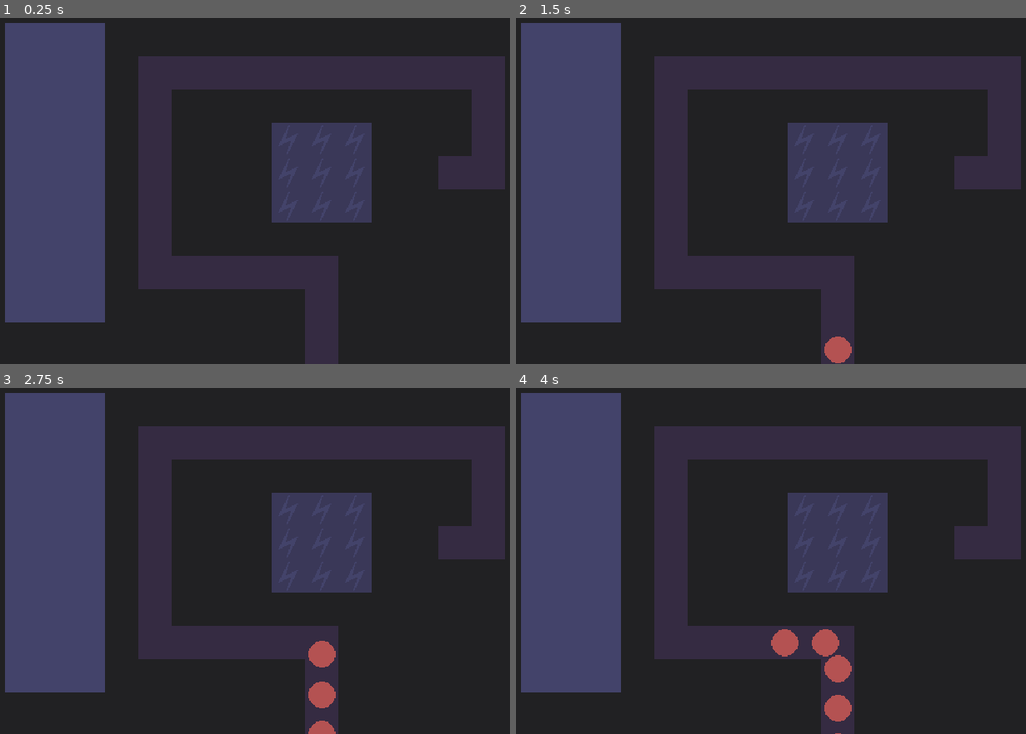
Above: before the commit, frames 1-4 (two rows, left to right).
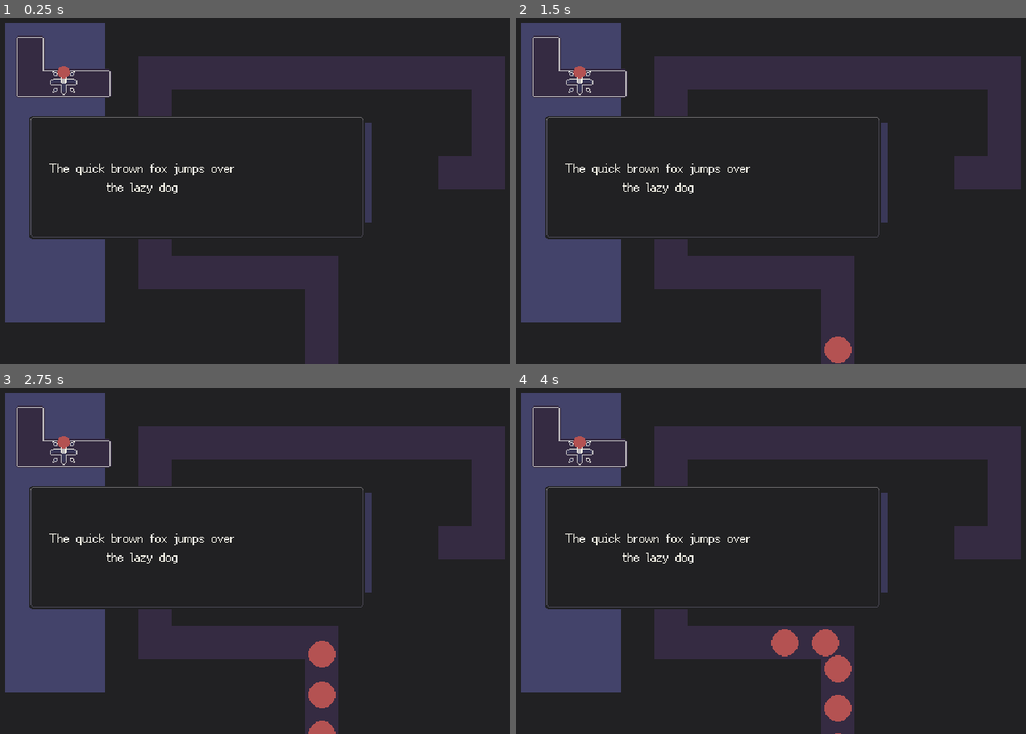
Above: after the commit, the same moments.

Repository: JeppeLindberg/tavern_game_jam_a24
Game: Godot game, scene res://scenes/main.tscn
The game is run twice, just before and just after one commit, with the same random seed, the same clock (stepped at 60 frames per second) and the same inputs.
Inputs (mouse positions are in pixels of both pictures, inside the frame that each line leads up to):
- Up to frame 1 (0.25 s): no input
- Up to frame 2 (1.5 s): tap Enter at 0.5 s; move the mouse to (969, 159) at 0.52 s; tap R (rotate) at 0.6, 1.35 s; click (969, 159) at 0.67 s; move the mouse to (689, 194) at 1.27 s; click (689, 194) at 1.42 s
- Up to frame 3 (2.75 s): move the mouse to (372, 464) at 2.02 s; tap R (rotate) at 2.1 s; click (372, 464) at 2.17 s
- Up to frame 4 (4 s): move the mouse to (786, 623) at 2.77 s; tap R (rotate) at 2.85, 3.6 s; click (786, 623) at 2.92 s; move the mouse to (1020, 602) at 3.52 s; click (1020, 602) at 3.67 s

The runs differ from the first frame. In frame 1, 15% of the frame differs, in the area x 3-72%, y 5-64%; in frame 2, 15%; in frame 3, 15%; in frame 4, 15%.

Commit message:
progress

Diff:
--- a/prefabs/buildings/lightning_tower.tscn
+++ b/prefabs/buildings/lightning_tower.tscn
@@ -1,6 +1,7 @@
-[gd_scene load_steps=6 format=3 uid="uid://csxmaro11gudj"]
+[gd_scene load_steps=7 format=3 uid="uid://csxmaro11gudj"]
 
 [ext_resource type="Script" path="res://scripts/building.gd" id="1_3mknn"]
+[ext_resource type="TileSet" uid="uid://c7erlb2ig5mgi" path="res://tileset.tres" id="2_3wdug"]
 [ext_resource type="Script" path="res://scripts/towers/lightning_tower.gd" id="2_klp0a"]
 [ext_resource type="PackedScene" uid="uid://dfruo24mky547" path="res://prefabs/explosion.tscn" id="3_vds6r"]
 
@@ -13,20 +14,29 @@
 [node name="lightning_tower" type="StaticBody2D"]
 script = ExtResource("1_3mknn")
 
+[node name="sprite" type="TileMapLayer" parent="."]
+position = Vector2(-16, -16)
+tile_map_data = PackedByteArray(0, 0, 0, 0, 0, 0, 0, 0, 3, 0, 3, 0, 0, 0, 0, 0, 1, 0, 0, 0, 3, 0, 4, 0, 0, 0, 1, 0, 1, 0, 0, 0, 4, 0, 4, 0, 0, 0, 2, 0, 1, 0, 0, 0, 5, 0, 4, 0, 0, 0)
+tile_set = ExtResource("2_3wdug")
+
 [node name="collider" type="CollisionShape2D" parent="."]
 shape = SubResource("RectangleShape2D_jbq41")
+debug_color = Color(0, 0.6, 0.701961, 0)
 
 [node name="collider2" type="CollisionShape2D" parent="."]
 position = Vector2(0, 32)
 shape = SubResource("RectangleShape2D_jbq41")
+debug_color = Color(0, 0.6, 0.701961, 0)
 
 [node name="collider3" type="CollisionShape2D" parent="."]
 position = Vector2(32, 32)
 shape = SubResource("RectangleShape2D_jbq41")
+debug_color = Color(0, 0.6, 0.701961, 0)
 
 [node name="collider4" type="CollisionShape2D" parent="."]
 position = Vector2(64, 32)
 shape = SubResource("RectangleShape2D_jbq41")
+debug_color = Color(0, 0.6, 0.701961, 0)
 
 [node name="tower" type="Area2D" parent="."]
 position = Vector2(32, 32)
@@ -36,6 +46,11 @@
 shots_per_sec = 1.5
 explosion_prefab = ExtResource("3_vds6r")
 
+[node name="sprite" type="TileMapLayer" parent="tower"]
+position = Vector2(-16, -16)
+tile_map_data = PackedByteArray(0, 0, 0, 0, 0, 0, 0, 0, 6, 0, 4, 0, 0, 0, 0, 0, 255, 255, 0, 0, 6, 0, 3, 0, 0, 0)
+tile_set = ExtResource("2_3wdug")
+
 [node name="collider" type="CollisionShape2D" parent="tower"]
 shape = SubResource("RectangleShape2D_ppb6d")
 debug_color = Color(0, 0.650687, 0.0751695, 0.42)
--- a/prefabs/buildings/minigun_tower.tscn
+++ b/prefabs/buildings/minigun_tower.tscn
@@ -1,7 +1,8 @@
-[gd_scene load_steps=5 format=3 uid="uid://mfvh04f4ycms"]
+[gd_scene load_steps=6 format=3 uid="uid://mfvh04f4ycms"]
 
 [ext_resource type="Script" path="res://scripts/building.gd" id="1_40rfp"]
 [ext_resource type="Script" path="res://scripts/towers/minigun_tower.gd" id="2_7sjkr"]
+[ext_resource type="TileSet" uid="uid://c7erlb2ig5mgi" path="res://tileset.tres" id="2_u6w1v"]
 [ext_resource type="PackedScene" uid="uid://d1qgffjx2schp" path="res://prefabs/bullet.tscn" id="3_oqnpj"]
 
 [sub_resource type="RectangleShape2D" id="RectangleShape2D_jbq41"]
@@ -10,20 +11,35 @@
 [node name="minigun_tower" type="StaticBody2D"]
 script = ExtResource("1_40rfp")
 
+[node name="sprite" type="TileMapLayer" parent="."]
+position = Vector2(-16, -16)
+tile_map_data = PackedByteArray(0, 0, 0, 0, 0, 0, 0, 0, 7, 0, 3, 0, 0, 0, 1, 0, 0, 0, 0, 0, 8, 0, 3, 0, 0, 0, 1, 0, 1, 0, 0, 0, 8, 0, 4, 0, 0, 0, 0, 0, 1, 0, 0, 0, 7, 0, 4, 0, 0, 0)
+tile_set = ExtResource("2_u6w1v")
+
+[node name="sprite2" type="TileMapLayer" parent="."]
+z_index = 2
+position = Vector2(-16, -16)
+tile_map_data = PackedByteArray(0, 0, 0, 0, 0, 0, 0, 0, 11, 0, 3, 0, 0, 0, 1, 0, 0, 0, 0, 0, 12, 0, 3, 0, 0, 0, 1, 0, 1, 0, 0, 0, 12, 0, 4, 0, 0, 0, 0, 0, 1, 0, 0, 0, 11, 0, 4, 0, 0, 0)
+tile_set = ExtResource("2_u6w1v")
+
 [node name="collider" type="CollisionShape2D" parent="."]
 shape = SubResource("RectangleShape2D_jbq41")
+debug_color = Color(0, 0.6, 0.701961, 0)
 
 [node name="collider2" type="CollisionShape2D" parent="."]
 position = Vector2(0, 32)
 shape = SubResource("RectangleShape2D_jbq41")
+debug_color = Color(0, 0.6, 0.701961, 0)
 
 [node name="collider3" type="CollisionShape2D" parent="."]
 position = Vector2(32, 32)
 shape = SubResource("RectangleShape2D_jbq41")
+debug_color = Color(0, 0.6, 0.701961, 0)
 
 [node name="collider4" type="CollisionShape2D" parent="."]
 position = Vector2(32, 0)
 shape = SubResource("RectangleShape2D_jbq41")
+debug_color = Color(0, 0.6, 0.701961, 0)
 
 [node name="tower" type="Node2D" parent="."]
 position = Vector2(16, 16)
@@ -31,3 +47,8 @@
 shots_per_sec = 10.0
 bullet_speed = 200.0
 bullet_prefab = ExtResource("3_oqnpj")
+
+[node name="sprite" type="TileMapLayer" parent="tower"]
+z_index = 1
+tile_map_data = PackedByteArray(0, 0, 255, 255, 255, 255, 0, 0, 9, 0, 3, 0, 0, 0, 0, 0, 255, 255, 0, 0, 10, 0, 3, 0, 0, 0, 0, 0, 0, 0, 0, 0, 10, 0, 4, 0, 0, 0, 255, 255, 0, 0, 0, 0, 9, 0, 4, 0, 0, 0)
+tile_set = ExtResource("2_u6w1v")
--- a/scenes/main.tscn
+++ b/scenes/main.tscn
@@ -1,15 +1,21 @@
-[gd_scene load_steps=12 format=4 uid="uid://d20di8qihq3kr"]
+[gd_scene load_steps=16 format=4 uid="uid://d20di8qihq3kr"]
 
 [ext_resource type="TileSet" uid="uid://c7erlb2ig5mgi" path="res://tileset.tres" id="1_88jxe"]
 [ext_resource type="Script" path="res://scripts/main.gd" id="1_pygd1"]
 [ext_resource type="PackedScene" uid="uid://damcrpw8xfy6u" path="res://prefabs/enemy.tscn" id="2_pr7xw"]
 [ext_resource type="Script" path="res://scripts/player.gd" id="3_ie3tw"]
 [ext_resource type="Script" path="res://scripts/tiles.gd" id="3_u7amg"]
+[ext_resource type="Texture2D" uid="uid://bf54vlicfi4vn" path="res://sprites/map.png" id="3_ybh3m"]
+[ext_resource type="FontFile" uid="uid://dj3dtbvwijcqq" path="res://fonts/ark-pixel-12px-proportional-latin.otf" id="4_0fcbf"]
 [ext_resource type="PackedScene" uid="uid://cqwb8ofia7hjd" path="res://prefabs/powered_tile.tscn" id="4_dvv0h"]
 [ext_resource type="Script" path="res://scripts/path.gd" id="4_yvfx1"]
 [ext_resource type="PackedScene" uid="uid://di3ptoulkfh7b" path="res://prefabs/inventory_tile.tscn" id="7_0xxjd"]
 [ext_resource type="PackedScene" uid="uid://csxmaro11gudj" path="res://prefabs/buildings/lightning_tower.tscn" id="9_ang0u"]
 [ext_resource type="PackedScene" uid="uid://mfvh04f4ycms" path="res://prefabs/buildings/minigun_tower.tscn" id="10_8mggg"]
+
+[sub_resource type="StyleBoxEmpty" id="StyleBoxEmpty_s2nk3"]
+
+[sub_resource type="StyleBoxEmpty" id="StyleBoxEmpty_ok47m"]
 
 [sub_resource type="Curve2D" id="Curve2D_i4qol"]
 bake_interval = 1.0
@@ -18,39 +24,132 @@
 }
 point_count = 7
 
-[node name="main" type="Node2D"]
+[node name="main" type="Node"]
 script = ExtResource("1_pygd1")
 enemy_prefab = ExtResource("2_pr7xw")
 basic_layer = 1
 enemy_layer = 2
 
-[node name="bottom" type="TileMapLayer" parent="."]
+[node name="ui" type="Control" parent="."]
+z_index = 1000
+layout_mode = 3
+anchors_preset = 15
+anchor_right = 1.0
+anchor_bottom = 1.0
+grow_horizontal = 2
+grow_vertical = 2
+size_flags_horizontal = 3
+size_flags_vertical = 3
+mouse_filter = 1
+
+[node name="upgrade_screen" type="Control" parent="ui"]
+layout_mode = 1
+anchors_preset = 15
+anchor_right = 1.0
+anchor_bottom = 1.0
+grow_horizontal = 2
+grow_vertical = 2
+mouse_filter = 1
+
+[node name="h_container" type="HBoxContainer" parent="ui/upgrade_screen"]
+layout_mode = 1
+anchors_preset = 13
+anchor_left = 0.5
+anchor_right = 0.5
+anchor_bottom = 1.0
+offset_left = -102.0
+offset_right = 102.0
+grow_horizontal = 2
+grow_vertical = 2
+
+[node name="selection" type="VBoxContainer" parent="ui/upgrade_screen/h_container"]
+layout_mode = 2
+size_flags_vertical = 4
+
+[node name="container" type="PanelContainer" parent="ui/upgrade_screen/h_container/selection"]
+layout_mode = 2
+theme_override_styles/panel = SubResource("StyleBoxEmpty_s2nk3")
+
+[node name="panel" type="NinePatchRect" parent="ui/upgrade_screen/h_container/selection/container"]
+layout_mode = 2
+texture = ExtResource("3_ybh3m")
+region_rect = Rect2(122, 186, 44, 44)
+patch_margin_left = 6
+patch_margin_top = 6
+patch_margin_right = 6
+patch_margin_bottom = 6
+
+[node name="margin" type="MarginContainer" parent="ui/upgrade_screen/h_container/selection/container"]
+layout_mode = 2
+theme_override_constants/margin_left = 10
+theme_override_constants/margin_top = 10
+theme_override_constants/margin_right = 10
+theme_override_constants/margin_bottom = 10
+
+[node name="h_container" type="HBoxContainer" parent="ui/upgrade_screen/h_container/selection/container/margin"]
+layout_mode = 2
+
+[node name="center" type="CenterContainer" parent="ui/upgrade_screen/h_container/selection/container/margin/h_container"]
+layout_mode = 2
+
+[node name="RichTextLabel" type="RichTextLabel" parent="ui/upgrade_screen/h_container/selection/container/margin/h_container/center"]
+modulate = Color(0.94902, 0.941176, 0.898039, 1)
+custom_minimum_size = Vector2(200, 0)
+layout_mode = 2
+theme_override_fonts/normal_font = ExtResource("4_0fcbf")
+theme_override_font_sizes/normal_font_size = 12
+bbcode_enabled = true
+text = "[center]The quick brown fox jumps over the lazy dog"
+fit_content = true
+
+[node name="fill" type="PanelContainer" parent="ui/upgrade_screen/h_container/selection/container/margin/h_container"]
+modulate = Color(1, 1, 1, 0)
+custom_minimum_size = Vector2(100, 100)
+layout_mode = 2
+mouse_filter = 1
+theme_override_styles/panel = SubResource("StyleBoxEmpty_ok47m")
+
+[node name="fill" type="Panel" parent="ui/upgrade_screen/h_container"]
+modulate = Color(1, 1, 1, 0)
+custom_minimum_size = Vector2(100, 100)
+layout_mode = 2
+mouse_filter = 1
+
+[node name="fill2" type="Panel" parent="ui/upgrade_screen/h_container"]
+modulate = Color(1, 1, 1, 0)
+custom_minimum_size = Vector2(100, 100)
+layout_mode = 2
+mouse_filter = 1
+
+[node name="game" type="Node2D" parent="."]
+
+[node name="bottom" type="TileMapLayer" parent="game"]
 tile_map_data = PackedByteArray("AAAAAAAAAAABAAAAAAAAAAEAAAABAAAAAAAAAAIAAAABAAAAAAAAAAMAAAABAAAAAAAAAAQAAAABAAAAAAAAAA …(3760 unchanged characters)…
 tile_set = ExtResource("1_88jxe")
 
-[node name="player" type="Node2D" parent="." groups=["player"]]
+[node name="player" type="Node2D" parent="game" groups=["player"]]
 script = ExtResource("3_ie3tw")
 
-[node name="tiles" type="Node2D" parent="."]
+[node name="tiles" type="Node2D" parent="game"]
 script = ExtResource("3_u7amg")
 powered_node = ExtResource("4_dvv0h")
 inventory_node = ExtResource("7_0xxjd")
 
-[node name="path" type="Path2D" parent="."]
+[node name="path" type="Path2D" parent="game"]
 curve = SubResource("Curve2D_i4qol")
 script = ExtResource("4_yvfx1")
 time_between_spawns = 0.75
 
-[node name="active" type="Node2D" parent="."]
+[node name="active" type="Node2D" parent="game"]
 
-[node name="effects" type="Node2D" parent="."]
+[node name="effects" type="Node2D" parent="game"]
 
-[node name="recycler" type="Node2D" parent="."]
+[node name="recycler" type="Node2D" parent="game"]
 
-[node name="inventory" type="Node2D" parent="."]
+[node name="inventory" type="Node2D" parent="game"]
 
-[node name="footprint" parent="inventory" instance=ExtResource("9_ang0u")]
+[node name="footprint" parent="game/inventory" instance=ExtResource("9_ang0u")]
 position = Vector2(75, 77)
 
-[node name="minigun_tower" parent="inventory" instance=ExtResource("10_8mggg")]
+[node name="minigun_tower" parent="game/inventory" instance=ExtResource("10_8mggg")]
 position = Vector2(112, 192)
--- a/scripts/building.gd
+++ b/scripts/building.gd
@@ -1,10 +1,10 @@
 extends StaticBody2D
 
-@onready var main:Node2D = get_node('/root/main')
-@onready var bottom: TileMapLayer = get_node('/root/main/bottom')
-@onready var active: Node2D = get_node('/root/main/active')
-@onready var inventory: Node2D = get_node('/root/main/inventory')
-@onready var tiles: Node2D = get_node('/root/main/tiles')
+@onready var main:Node = get_node('/root/main')
+@onready var bottom: TileMapLayer = get_node('/root/main/game/bottom')
+@onready var active: Node2D = get_node('/root/main/game/active')
+@onready var inventory: Node2D = get_node('/root/main/game/inventory')
+@onready var tiles: Node2D = get_node('/root/main/game/tiles')
 
 # Called when the node enters the scene tree for the first time.
 func _ready() -> void:
@@ -21,6 +21,9 @@
 
 func rotate_building():
 	rotation_degrees += 90
+	for child in get_children():
+		if child.is_in_group('tower'):
+			child.rotation_degrees -= 90;
 
 func drop():
 	var nodes = main.get_children_with_method(self, 'set_powered')
--- a/scripts/bullet.gd
+++ b/scripts/bullet.gd
@@ -1,6 +1,6 @@
 extends Area2D
 
-@onready var main:Node2D = get_node('/root/main')
+@onready var main:Node = get_node('/root/main')
 @onready var collider:CollisionShape2D = get_node('collider')
 
 var velocity:Vector2
--- a/scripts/enemy.gd
+++ b/scripts/enemy.gd
@@ -1,8 +1,8 @@
 extends Node2D
 
 
-@onready var path:Path2D = get_node('/root/main/path')
-@onready var main:Node2D = get_node('/root/main')
+@onready var path:Path2D = get_node('/root/main/game/path')
+@onready var main:Node = get_node('/root/main')
 @onready var healthbar:Node2D = get_node('healthbar')
 
 @export var speed: float = 10
--- a/scripts/explosion.gd
+++ b/scripts/explosion.gd
@@ -1,6 +1,6 @@
 extends Area2D
 
-@onready var main:Node2D = get_node('/root/main')
+@onready var main:Node = get_node('/root/main')
 @onready var collider:CollisionShape2D = get_node('collider')
 
 var _destroy_time: float
--- a/scripts/main.gd
+++ b/scripts/main.gd
@@ -1,6 +1,7 @@
-extends Node2D
+extends Node
 
-@onready var tiles:Node2D = get_node('/root/main/tiles')
+@onready var game:Node2D = get_node('/root/main/game')
+@onready var tiles:Node2D = get_node('/root/main/game/tiles')
 
 @export var enemy_prefab: PackedScene
 @export_flags_2d_physics var basic_layer
@@ -57,7 +58,7 @@
 		point.collision_mask = collision_mask
 	else:
 		point.collision_mask = basic_layer
-	var collisions = get_world_2d().direct_space_state.intersect_point(point);
+	var collisions = game.get_world_2d().direct_space_state.intersect_point(point);
 	if collisions == null:
 		return([])
 
@@ -79,7 +80,7 @@
 		shape.collision_mask = basic_layer
 	if motion != Vector2.ZERO:
 		shape.motion = motion
-	var collisions = get_world_2d().direct_space_state.intersect_shape(shape);
+	var collisions = game.get_world_2d().direct_space_state.intersect_shape(shape);
 	if collisions == null:
 		return([])
 
@@ -99,6 +100,6 @@
 		ray.collision_mask = collision_mask
 	else:
 		ray.collision_mask = basic_layer
-	var collision = get_world_2d().direct_space_state.intersect_ray(ray);
+	var collision = game.get_world_2d().direct_space_state.intersect_ray(ray);
 
 	return collision;
--- a/scripts/path.gd
+++ b/scripts/path.gd
@@ -1,6 +1,6 @@
 extends Path2D
 
-@onready var main:Node2D = get_node('/root/main')
+@onready var main:Node = get_node('/root/main')
 
 @export var time_between_spawns: float
 
--- a/scripts/player.gd
+++ b/scripts/player.gd
@@ -1,6 +1,6 @@
 extends Node2D
 
-@onready var main:Node2D = get_node('/root/main')
+@onready var main:Node = get_node('/root/main')
 
 func _unhandled_input(event):
 	if event is InputEventMouse:
--- a/scripts/tiles.gd
+++ b/scripts/tiles.gd
@@ -1,7 +1,7 @@
 extends Node2D
 
-@onready var main:Node2D = get_node('/root/main')
-@onready var bottom: TileMapLayer = get_node('/root/main/bottom')
+@onready var main:Node = get_node('/root/main')
+@onready var bottom: TileMapLayer = get_node('/root/main/game/bottom')
 
 @export var powered_node: PackedScene
 @export var inventory_node: PackedScene
--- a/scripts/towers/lightning_tower.gd
+++ b/scripts/towers/lightning_tower.gd
@@ -4,8 +4,8 @@
 
 var powered = false
 
-@onready var main:Node2D = get_node('/root/main')
-@onready var effects:Node2D = get_node('/root/main/effects')
+@onready var main:Node = get_node('/root/main')
+@onready var effects:Node2D = get_node('/root/main/game/effects')
 @onready var collider:CollisionShape2D = get_node('collider')
 
 @export var shots_per_sec = 0.1
--- a/scripts/towers/minigun_tower.gd
+++ b/scripts/towers/minigun_tower.gd
@@ -4,8 +4,8 @@
 
 var powered = false
 
-@onready var main:Node2D = get_node('/root/main')
-@onready var effects:Node2D = get_node('/root/main/effects')
+@onready var main:Node = get_node('/root/main')
+@onready var effects:Node2D = get_node('/root/main/game/effects')
 
 @export var shots_per_sec = 0.1
 @export var bullet_speed = 100.0
@@ -21,9 +21,9 @@
 		shootable += main.delta_secs()
 
 		if shootable >= 0:
-			var charged_time = (1 / shots_per_sec);
+			var charged_time = shootable;
 			if _try_shoot(charged_time):
-				shootable -= charged_time;
+				shootable -= (1 / shots_per_sec);
 			else:
 				shootable = 0
 
@@ -34,7 +34,7 @@
 func _try_shoot(charged_time):
 	var bullet = main.create_node(bullet_prefab, effects)
 	bullet.global_position = global_position
-	bullet.velocity = global_transform.basis_xform(Vector2.RIGHT) * bullet_speed
+	bullet.velocity = get_parent().global_transform.basis_xform(Vector2.RIGHT) * bullet_speed
 	bullet.charge_time(charged_time)
 	return true;
 
Binary file changed: asesprite/map.aseprite
Not shown, added: fonts/ark-pixel-10px-proportional.otc.import
Binary file added: fonts/ark-pixel-12px-proportional-latin.otf
Not shown, added: fonts/ark-pixel-12px-proportional-latin.otf.import
Binary file changed: sprites/map.png
Not shown, added: fonts/ark-pixel-10px-proportional.otc
